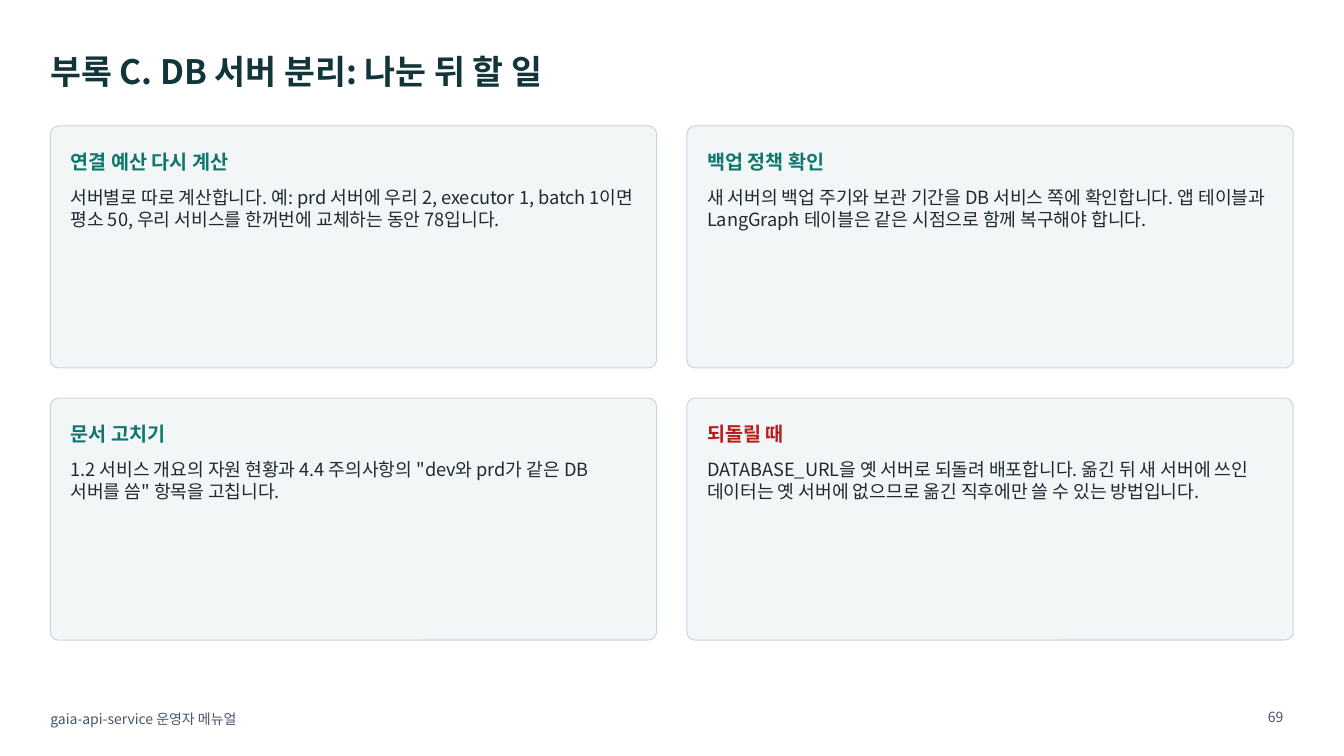
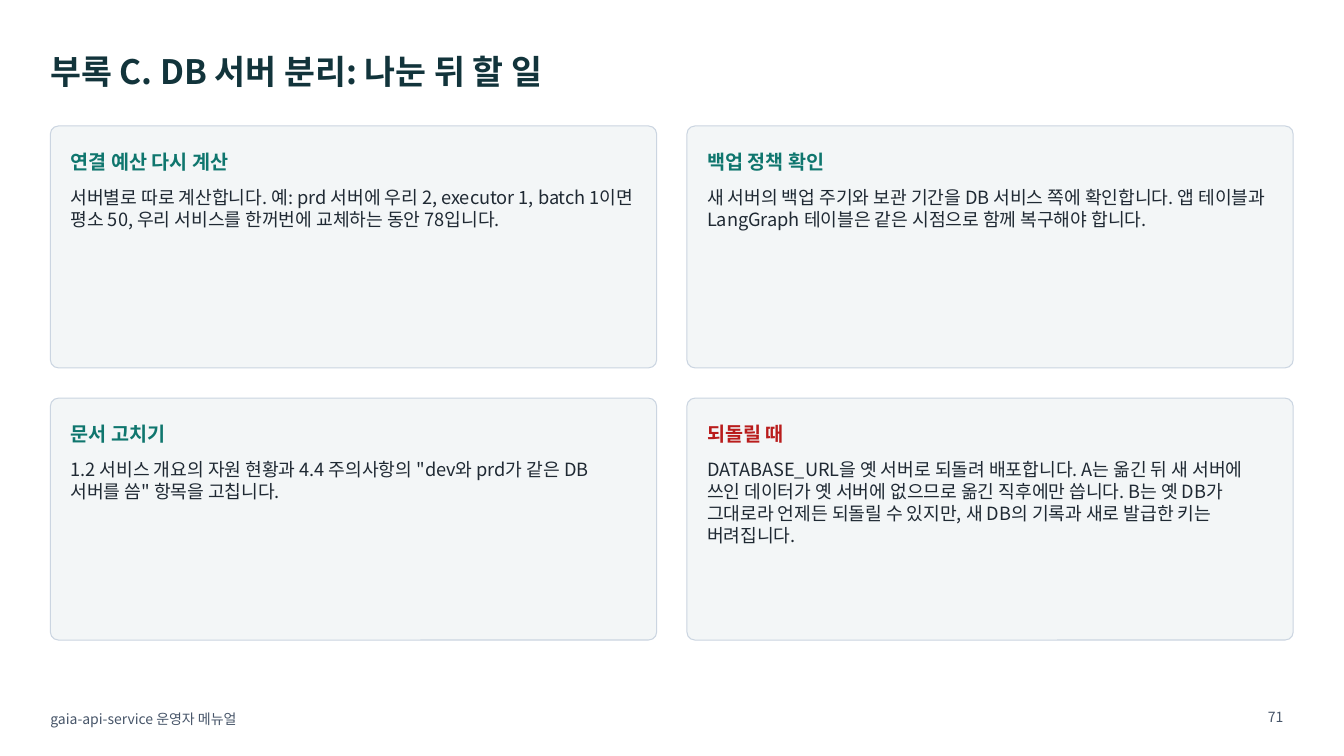
Before and after one commit to KimHwaJin/pr-agentic-service, a slide deck: slide 71 of docs/deliverables/08-operator-manual.pptx (slide 69 before the commit). Drawn at 1344x756 pixels with LibreOffice and Linux fonts; fonts in the diff are those of the drawing. Boxes give left, top, right and bottom in pixels: in the first picture for what was removed or moved away, otherwise in the second. Text is boxed around its words. In the diff, an @@ line names an element or a change of style, - is before the commit and + after.

```diff
--- a/docs/deliverables/08-operator-manual.pptx
+++ b/docs/deliverables/08-operator-manual.pptx
@@ text at (x1=707, y1=460, x2=1242, y2=544): text changed @@
-DATABASE_URL을 옛 서버로 되돌려 배포합니다. 옮긴 뒤 새 서버에 쓰인 데이터는 옛 서버에 없으므로 옮긴 직후에만 쓸 수 있는 방법입니다.
+DATABASE_URL을 옛 서버로 되돌려 배포합니다. A는 옮긴 뒤 새 서버에 쓰인 데이터가 옛 서버에 없으므로 옮긴 직후에만 씁니다. B는 옛 DB가 그대로라 언제든 되돌릴 수 있지만, 새 DB의 기록과 새로 발급한 키는 버려집니다.
@@ page number at (x1=1268, y1=711, x2=1284, y2=722): text changed @@
-69
+71
```
Also in this commit, not shown: 5 other slides changed, 2 slides added, 2 other files.
